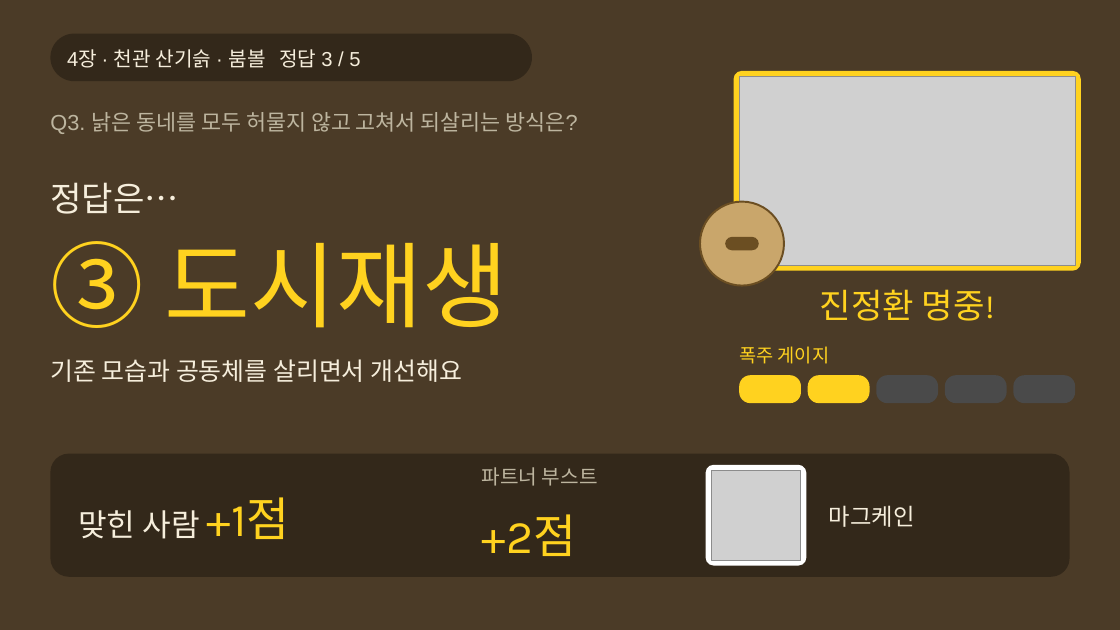
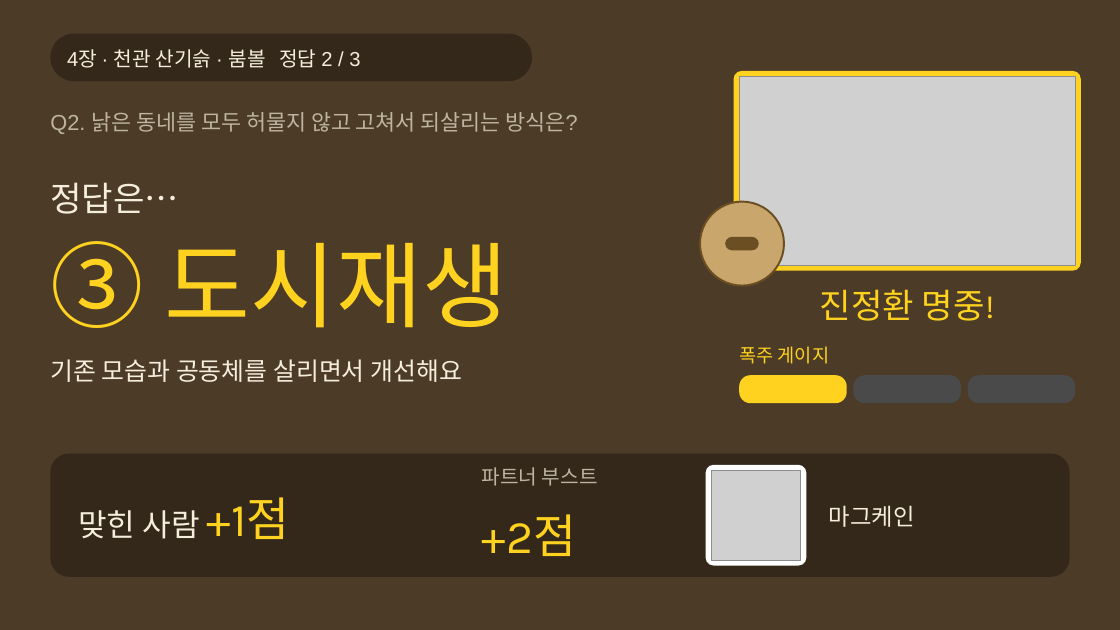
Before and after one commit to choivoo/-, a slide deck: slide 53 of 레전드_히스이_대모험_주거와도시.pptx (slide 72 before the commit). Drawn at 1120x630 pixels with LibreOffice and Linux fonts; fonts in the diff are those of the drawing; grey boxes stand for pictures. Boxes give left, top, right and bottom in pixels: in the first picture for what was removed or moved away, otherwise in the second. Text is boxed around its words. In the diff, an @@ line names an element or a change of style, - is before the commit and + after.

```diff
--- a/레전드_히스이_대모험_주거와도시.pptx
+++ b/레전드_히스이_대모험_주거와도시.pptx
@@ text at <box>67,49,360,68</box>: text changed @@
-4장 · 천관 산기슭 · 붐볼 정답 3 / 5
+4장 · 천관 산기슭 · 붐볼 정답 2 / 3
@@ text at <box>50,112,578,134</box>: text changed @@
-Q3. 낡은 동네를 모두 허물지 않고 고쳐서 되살리는 방식은?
+Q2. 낡은 동네를 모두 허물지 않고 고쳐서 되살리는 방식은?
@@ rounded rectangle: place and size @@
-rounded rectangle at <box>739,375,801,403</box>
+rounded rectangle at <box>739,375,847,403</box>
@@ rounded rectangle removed at <box>808,375,869,403</box> @@
@@ rounded rectangle: place and size @@
-rounded rectangle at <box>876,375,938,403</box>
+rounded rectangle at <box>853,375,961,403</box>
@@ rounded rectangle removed at <box>945,375,1006,403</box> @@
@@ rounded rectangle: place and size @@
-rounded rectangle at <box>1014,375,1075,403</box>
+rounded rectangle at <box>968,375,1075,403</box>
```
Also in this commit, not shown: 46 other slides changed, 29 slides removed.
